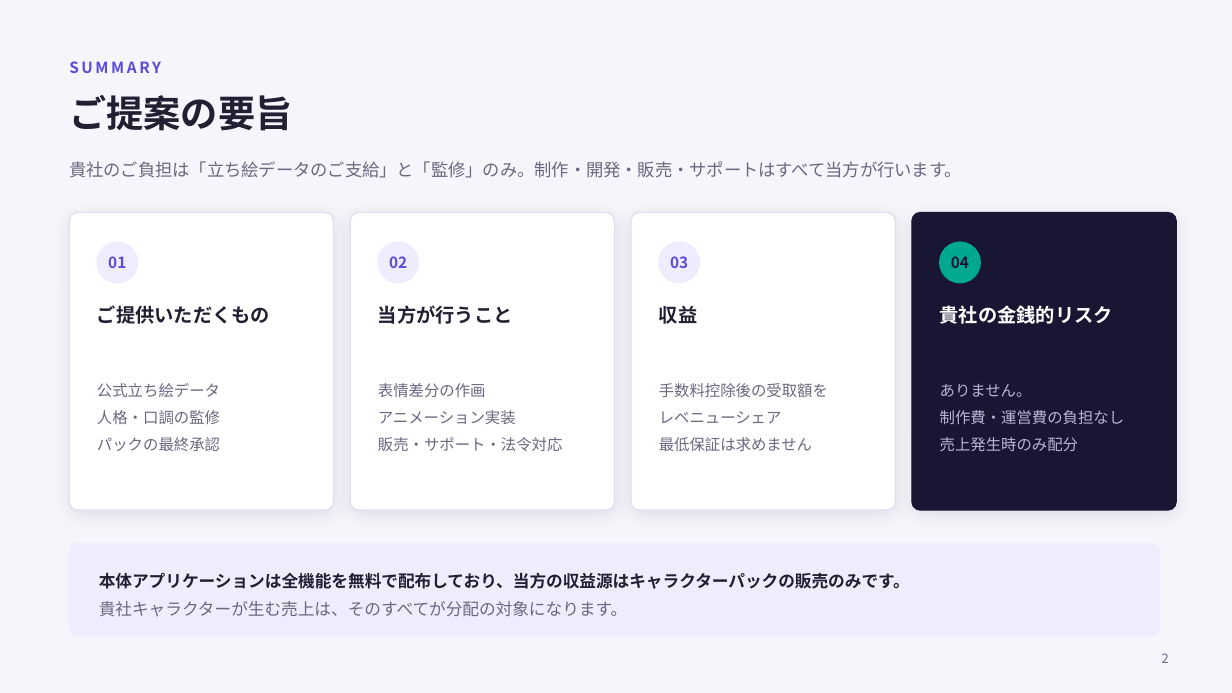
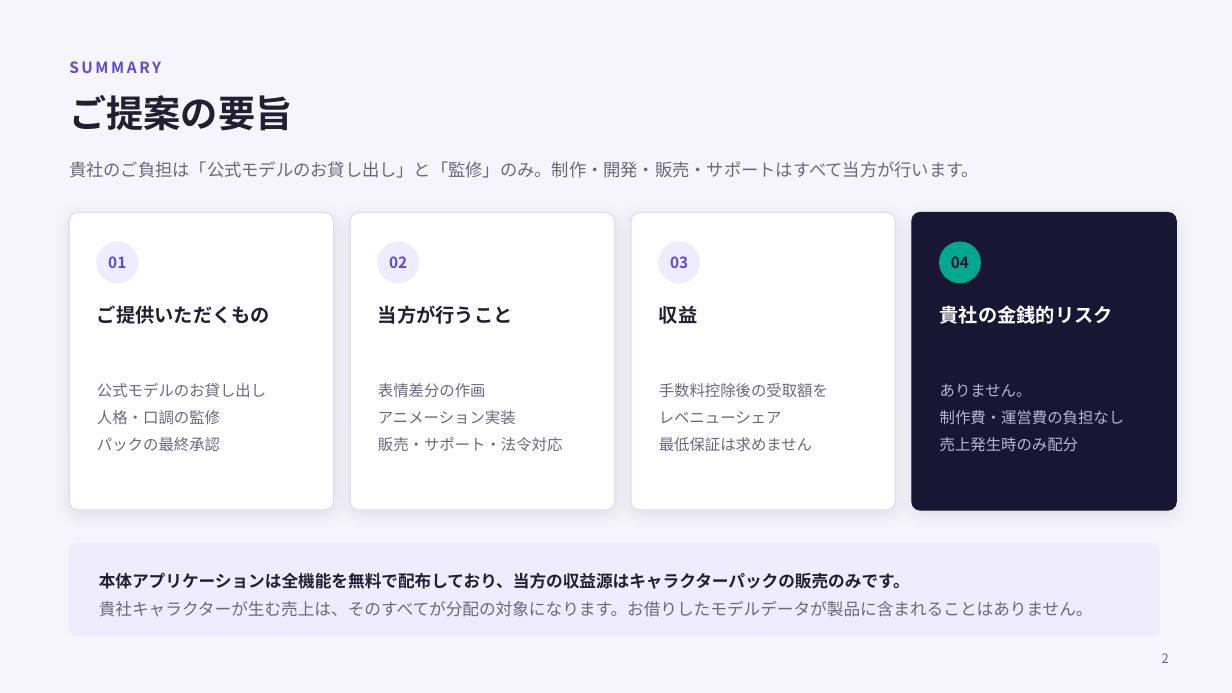
Before and after one commit to benybeny777/PicoAgent, a slide deck: slide 2 of docs/IP-PROPOSAL-VTUBER.pptx. Drawn at 1232x693 pixels with LibreOffice and Linux fonts; fonts in the diff are those of the drawing. Boxes give left, top, right and bottom in pixels: in the first picture for what was removed or moved away, otherwise in the second. Text is boxed around its words. In the diff, an @@ line names an element or a change of style, - is before the commit and + after.

```diff
--- a/docs/IP-PROPOSAL-VTUBER.pptx
+++ b/docs/IP-PROPOSAL-VTUBER.pptx
@@ text at (69,161,979,178): text changed @@
-貴社のご負担は「立ち絵データのご支給」と「監修」のみ。制作・開発・販売・サポートはすべて当方が行います。
+貴社のご負担は「公式モデルのお貸し出し」と「監修」のみ。制作・開発・販売・サポートはすべて当方が行います。
@@ text at (97,383,266,397): text changed @@
-公式立ち絵データ
+公式モデルのお貸し出し
@@ text at (99,601,1093,617): text changed @@
-貴社キャラクターが生む売上は、そのすべてが分配の対象になります。
+貴社キャラクターが生む売上は、そのすべてが分配の対象になります。お借りしたモデルデータが製品に含まれることはありません。
```
Also in this commit, not shown: 4 other slides changed, 3 other files.
